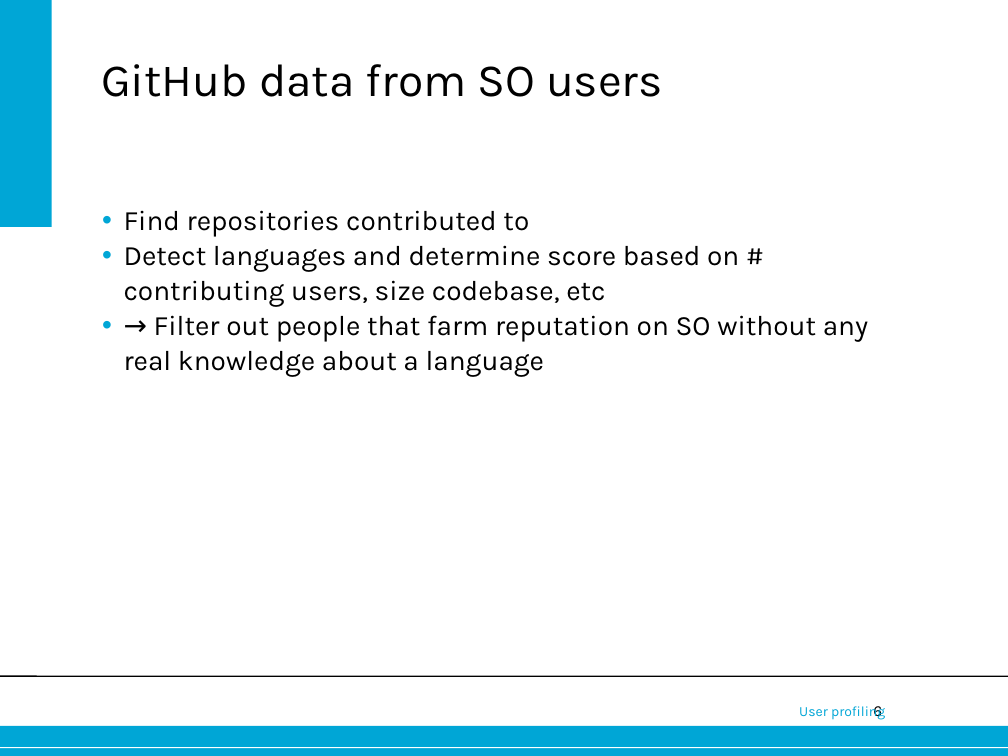
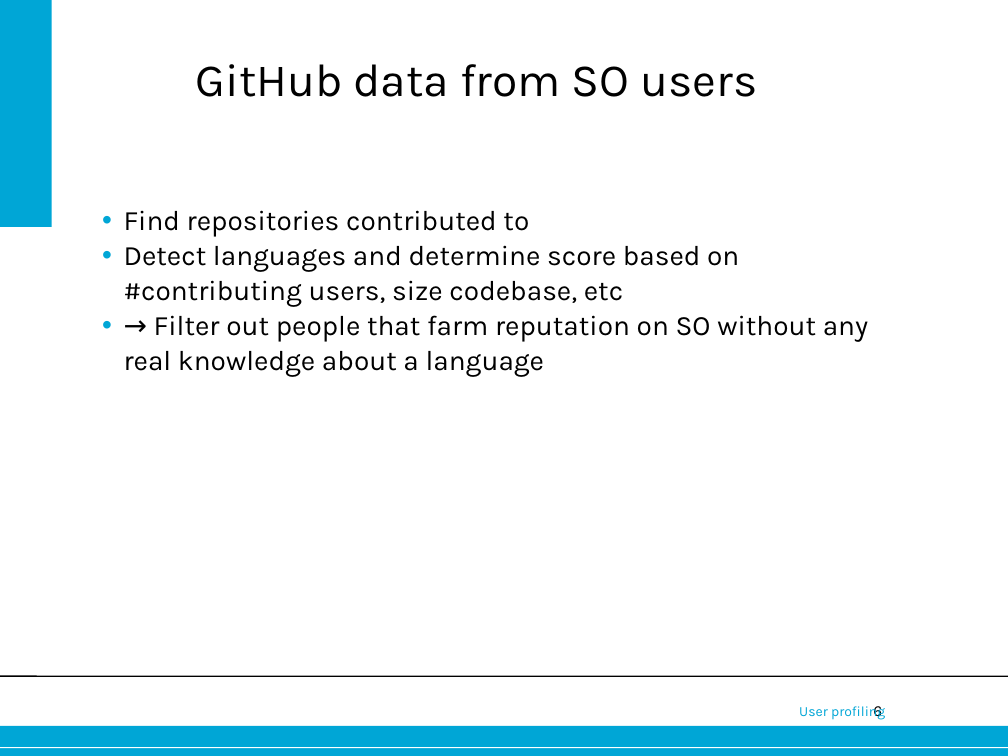
Before and after one commit to joostverdoorn/IN4334, a slide deck: slide 6 of assignment3/msr_pres2.odp. Drawn at 1008x756 pixels with LibreOffice and Linux fonts; fonts in the diff are those of the drawing; background and template pictures are left out. Boxes give left, top, right and bottom in pixels: in the first picture for what was removed or moved away, otherwise in the second. Text is boxed around its words. In the diff, an @@ line names an element or a change of style, - is before the commit and + after.

```diff
--- a/assignment3/msr_pres2.odp
+++ b/assignment3/msr_pres2.odp
@@ title "GitHub data from SO users" at (196,64,758,97): indent changed @@
@@ text at (124,245,739,307): spaces changed @@
-• Detect languages and determine score based on # contributing users, size codebase, etc
+• Detect languages and determine score based on #contributing users, size codebase, etc
```
Also in this commit, not shown: 6 other slides changed, 2 slides added.
